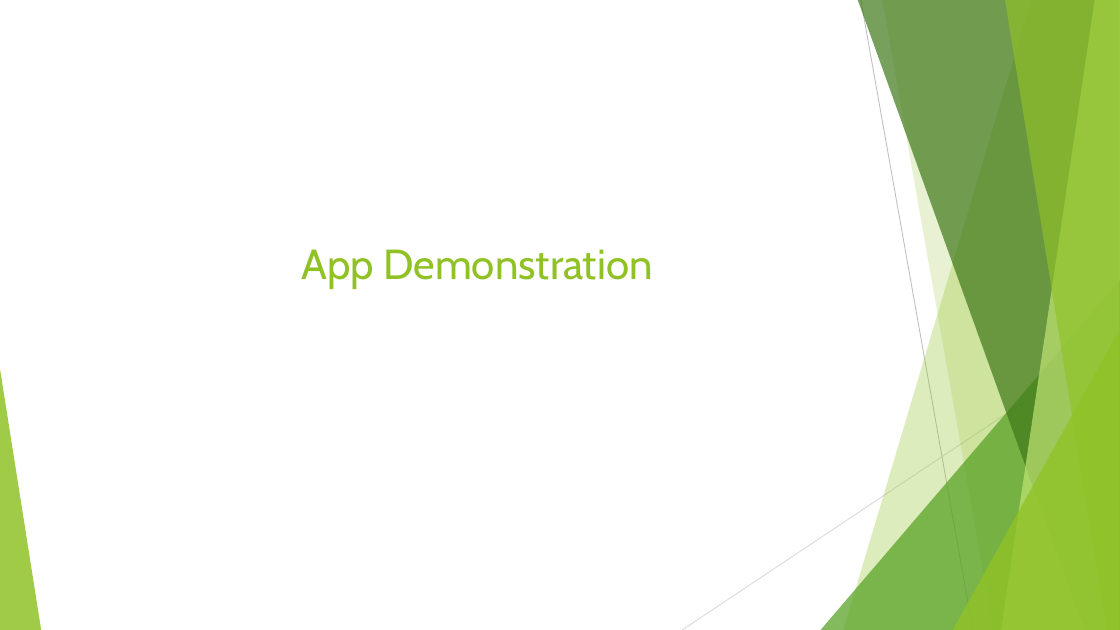
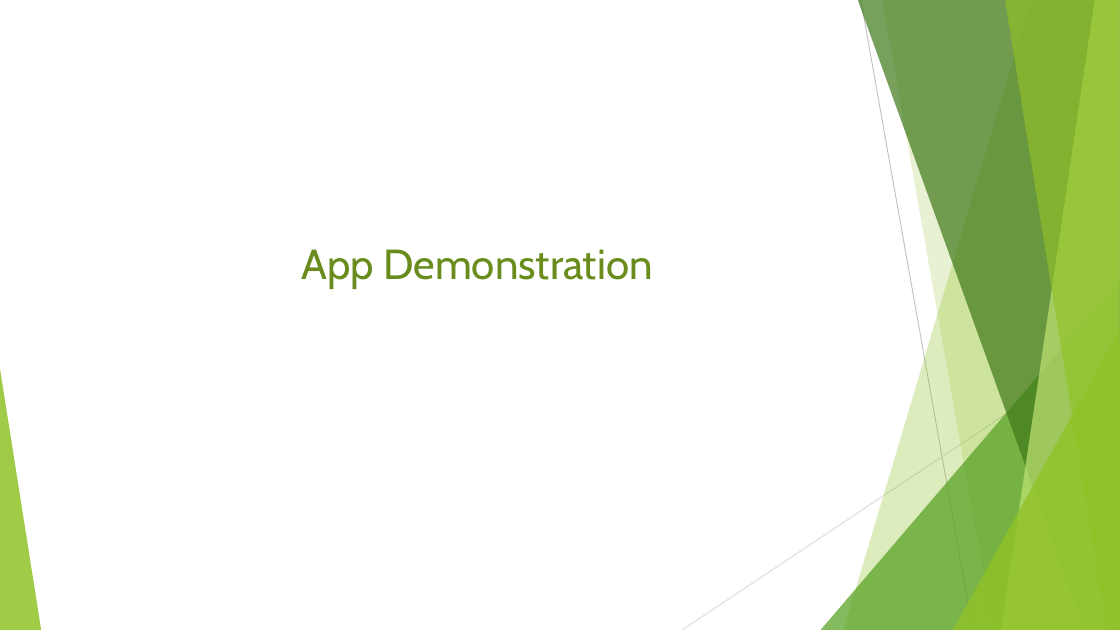
Before and after one commit to lin882/WL_Warriors, a slide deck: slide 7 of Presentation Final - everyone should check this.pptx. Drawn at 1120x630 pixels with LibreOffice and Linux fonts; fonts in the diff are those of the drawing. Boxes give left, top, right and bottom in pixels: in the first picture for what was removed or moved away, otherwise in the second. Text is boxed around its words. In the diff, an @@ line names an element or a change of style, - is before the commit and + after.

```diff
--- a/Presentation Final - everyone should check this.pptx
+++ b/Presentation Final - everyone should check this.pptx
@@ title "App Demonstration" at [301, 249, 652, 289]: text colour #90C226 to #698C1C @@
```
Also in this commit, not shown: 6 other slides changed.
